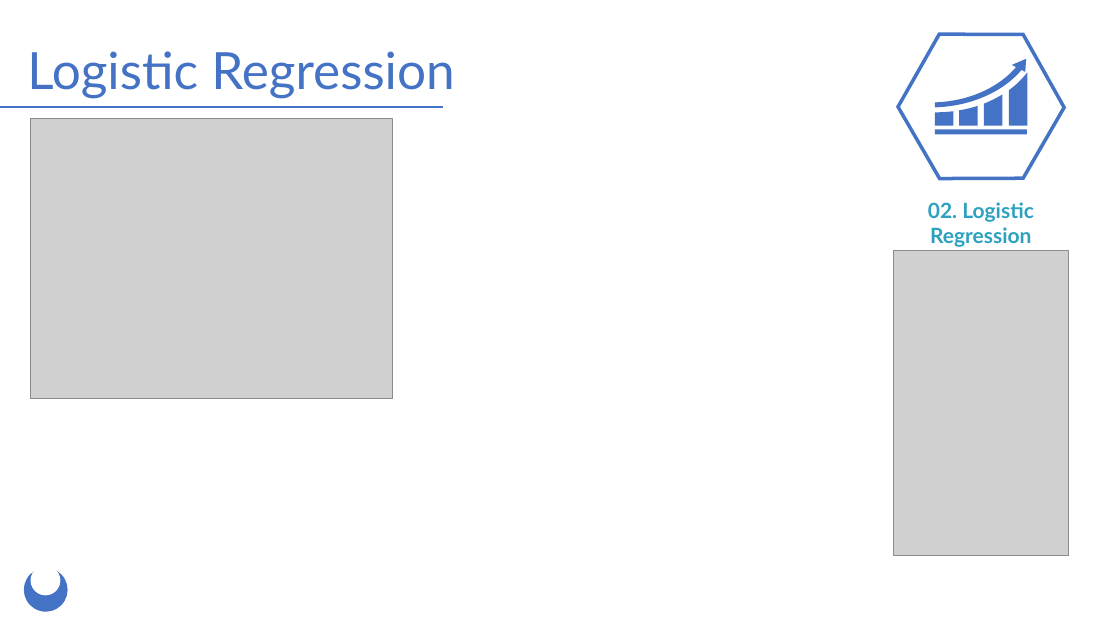
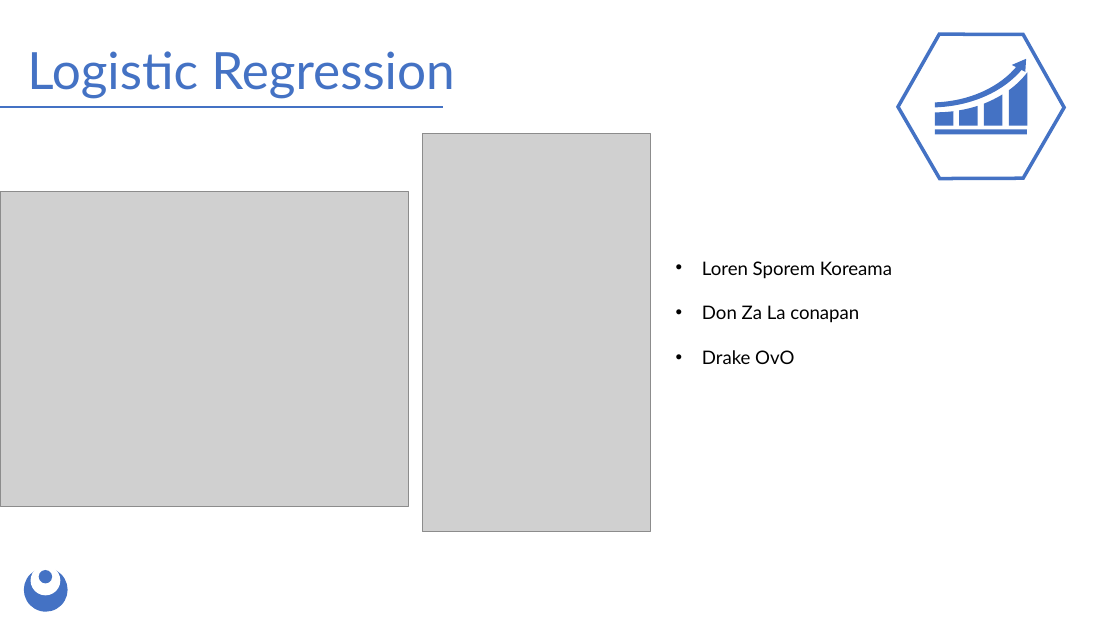
Before and after one commit to KyoldFusion/BreastCancerML, a slide deck: slide 4 of Presentation/MachineLearning.pptx. Drawn at 1120x630 pixels with LibreOffice and Linux fonts; fonts in the diff are those of the drawing; grey boxes stand for pictures. Boxes give left, top, right and bottom in pixels: in the first picture for what was removed or moved away, otherwise in the second. Text is boxed around its words. In the diff, an @@ line names an element or a change of style, - is before the commit and + after.

```diff
--- a/Presentation/MachineLearning.pptx
+++ b/Presentation/MachineLearning.pptx
@@ picture resized from (x1=894, y1=250, x2=1069, y2=556) to (x1=422, y1=134, x2=649, y2=532) @@
@@ picture resized from (x1=30, y1=118, x2=392, y2=398) to (x1=0, y1=191, x2=408, y2=507) @@
@@ text removed at (x1=928, y1=202, x2=1034, y2=247) @@
-02. Logistic Regression
@@ text added at (x1=702, y1=261, x2=892, y2=364), 16 pt, text #000000 @@
+• Loren Sporem Koreama
+• Don Za La conapan
+• Drake OvO
@@ ellipse added at (x1=39, y1=571, x2=52, y2=584), fill #4472C4 @@
```
Also in this commit, not shown: 4 other slides changed, 6 slides added.
